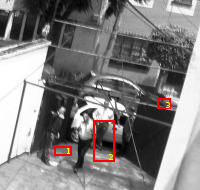
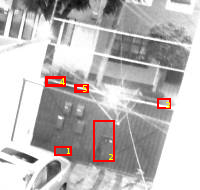
Revision of a layered w=200, h=190 image; what changed, layer by layer:
added layer "4" above "Layer 4" over [60, 78, 65, 85]
added layer "Layer 4" above "5" over [45, 76, 66, 87]
added layer "5" above "Layer 5" over [83, 85, 87, 92]
added layer "Layer 5" above "night" over [74, 84, 89, 93]
added layer "night" above "df_train-51-abierta.jpg" over [0, 0, 200, 190]
